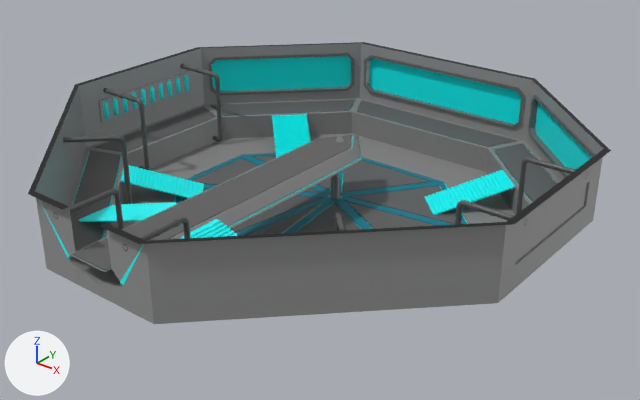
Renders of the FBX model Space Rescue/Assets/Art/Models/Environment/Rooms/NavigationRoom.fbx from each side of a commit.
Both versions are drawn from a 50 mm camera at (39.1, -50.9, 26.1) aimed at (1.7, -4.1, -2.9). The axes (+X, +Y, +Z) are drawn at lower left. The lights are the same throughout. Where no turn or scale is listed for an object, it has been applied to the vertices.

Names of what the first picture shows: 'NavigationRoom', 'NavigationRoomGlass', 'NavigationRoomLights', 'NavigationRoomStairs'.
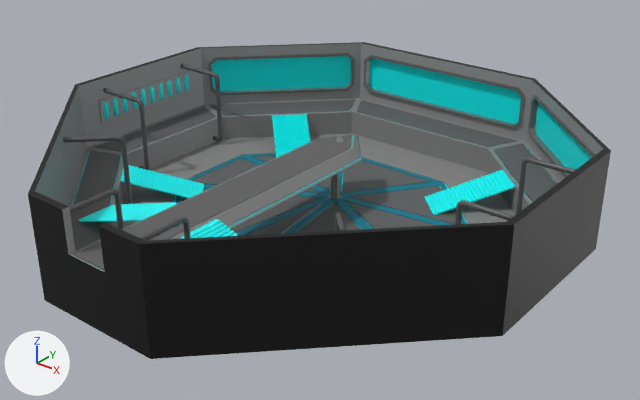
The newer file is also turned or shifted as a whole; pictures and numbers use the older file's frame.

Pixel boxes [x1, y1, x2, y2] of what changed, in the pictures (640 x 400 px):
'NavigationRoom', reshaped (12% taller): before [28, 42, 611, 324]; after [28, 42, 611, 359]
part 1 of me_plane_017, added (black): after [28, 151, 611, 359]
part 2 of me_plane_009, deleted: before [120, 244, 144, 285]
part 3 of me_plane_009, deleted: before [39, 200, 69, 258]

The change, as a diff of the scene's bpy script:
```diff
--- a/Space Rescue/Assets/Art/Models/Environment/Rooms/NavigationRoom.fbx.py
+++ b/Space Rescue/Assets/Art/Models/Environment/Rooms/NavigationRoom.fbx.py
@@ me_plane_017 @@
 # used by ob_navigationroom; location = (0.0, 0.0, 0.0)
-me_plane_017.from_pydata(...)  # 3787 vertices, 3690 faces; spans x -19.8..19.8, y -24.0..15.7, z -4.7..3.0
+me_plane_017.from_pydata(...)  # 3799 vertices, 3731 faces; spans x -19.8..19.8, y -24.0..15.7, z -4.7..3.0
+# me_plane_017 part 1
+# 2 vertices are added at (1.7, -24.0, -4.6), (-1.7, -24.0, -4.6)
+# 10 new vertices lie (0.0, 0.0, -7.6) away from vertices in x -19.8..19.8, y -24.0..15.7, z 3.0
+# 17 new faces join them, mat_material (picture img_colorgrid_png)
+# 24 new faces join them, mat_rainbow_mat (picture img_colorgrid_png)
 me_plane_017.materials.append(mat_material)
@@ me_plane_009 @@
 # used by ob_navigationroomlights; location = (0.0, 0.0, 0.0)
 # verts and faces of me_plane_009; kept vertices keep their numbers, new ones are numbered from 188
 # before: 0 (2.6, -23.5, -0.8) at pixel (122, 285), 1 (5.0, -23.5, 3.0) at pixel (145, 240), 9 (2.5, -23.5, -0.7) at pixel (121, 283), 12 (2.4, -23.5, -0.7) at pixel (119, 282), 13 (2.5, -23.5, -0.8) at pixel (121, 284)
 # before: 70 (2.4, -23.5, -0.6) at pixel (120, 281)
 # before: 94 (-2.6, -23.5, -0.8) at pixel (67, 258), 95 (-5.0, -23.5, 3.0) at pixel (34, 191), 99 (-2.5, -23.5, -0.7) at pixel (68, 257), 100 (-2.4, -23.5, -0.7) at pixel (69, 257), 101 (-2.5, -23.5, -0.8) at pixel (68, 258)
 # before: 158 (-2.4, -23.5, -0.6) at pixel (69, 256)
-me_plane_009.from_pydata(...)  # 188 vertices, 93 faces; spans x -19.0..19.0, y -23.9..14.9, z -4.7..3.0
+me_plane_009.from_pydata(...)  # 180 vertices, 89 faces; spans x -19.0..19.0, y -23.9..14.9, z -4.7..-0.1
+# me_plane_009 part 2
+delete_vertices([0, 1, 9, 70])  # with the faces that use them
+# me_plane_009 part 3
+delete_vertices([94, 95, 99, 158])  # with the faces that use them
 me_plane_009.materials.append(mat_material)
```
